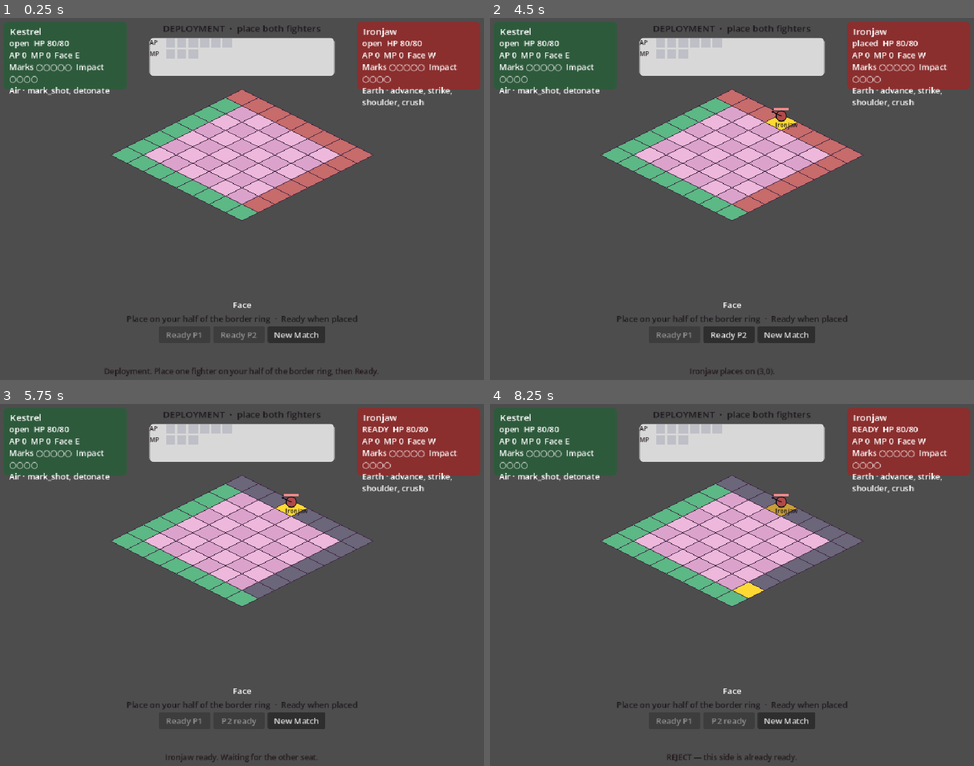
Above: before the commit, frames 1-4 (two rows, left to right).
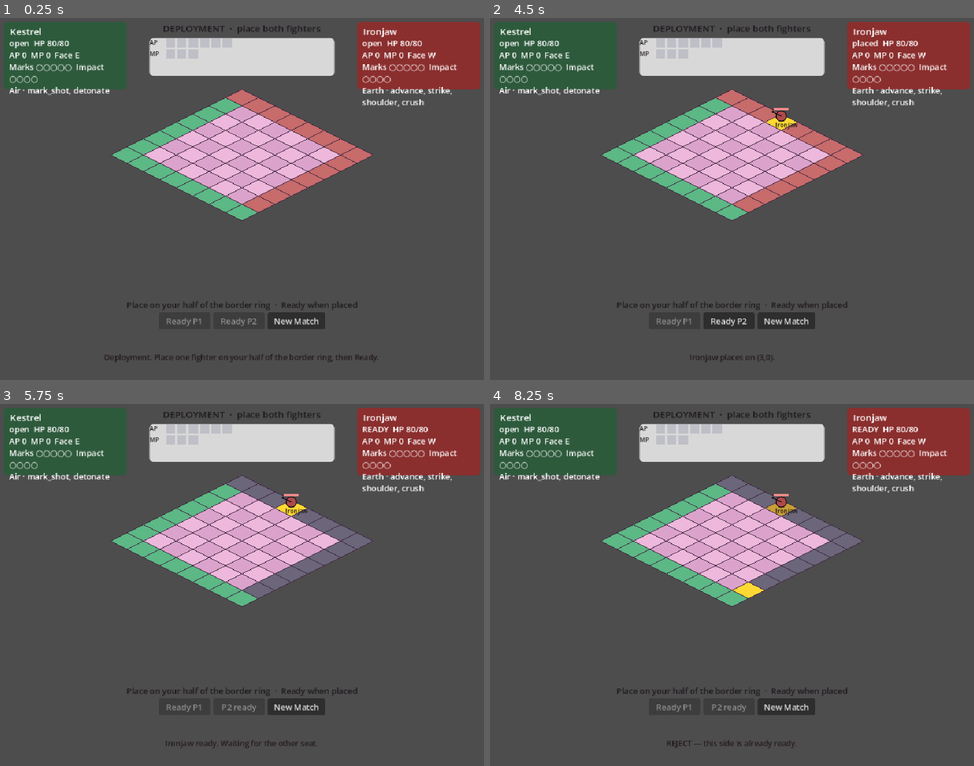
Above: after the commit, the same moments.

Repository: maurogp12/stasiumxii
Game: Godot game, scene res://main.tscn
The game is run twice, just before and just after one commit, with the same random seed, the same clock (stepped at 60 frames per second) and the same inputs.
Inputs (mouse positions are in pixels of both pictures, inside the frame that each line leads up to):
- Up to frame 1 (0.25 s): no input
- Up to frame 2 (4.5 s): click "New Match" at 0.5 s; click "New Match" at 1.25 s; click "New Match" at 2 s; tap Enter at 2.75, 4.25 s; move the mouse to (838, 180) at 2.77 s; click (838, 180) at 2.92 s; tap Space at 3.5 s; move the mouse to (635, 217) at 3.52 s; click (635, 217) at 3.67 s; move the mouse to (780, 119) at 4.27 s; click (780, 119) at 4.42 s
- Up to frame 3 (5.75 s): click "Ready P2" at 5 s
- Up to frame 4 (8.25 s): tap Space at 5.75, 7.25 s; move the mouse to (707, 661) at 5.77 s; click (707, 661) at 5.92 s; tap Enter at 6.5 s; move the mouse to (882, 642) at 6.52 s; click (882, 642) at 6.67 s; move the mouse to (581, 530) at 7.27 s; click (581, 530) at 7.42 s; move the mouse to (756, 585) at 8.02 s; click (756, 585) at 8.17 s

The runs differ from the first frame. In frame 1, 2.0% of the frame differs, in the area x 21-79%, y 78-99%; in frame 2, 2.1%, in the area x 26-74%, y 78-99%; in frame 3, 1.7%; in frame 4, 1.6%.

Commit message:
Hide Face chrome during DEPLOYMENT.
The Face caption stayed visible after the N/E/S/W buttons were disabled;
hide the whole Face bar until both seats Ready.

Co-authored-by: maurogp12 <maurogp12@users.noreply.github.com>

Diff:
--- a/tests/run_combat_tests.gd
+++ b/tests/run_combat_tests.gd
@@ -2996,6 +2996,7 @@
 	eq(hud.clock_visible(), false, "TIME clock is hidden during deploy")
 	eq(hud._walk_button.visible, false, "Walk is hidden during deploy")
 	eq(hud._end_turn_button.visible, false, "End Turn is hidden during deploy")
+	eq(hud._face_bar.visible, false, "Face bar is hidden during deploy")
 	eq(hud._spell_buttons.is_empty(), true, "kit casts are hidden during deploy")
 	truthy(hud._turn_label.text.contains("DEPLOYMENT"), "turn label names DEPLOYMENT")
 	eq(hud._turn_label.text.contains("Turn 1"), false, "Turn 1 is not shown before both Ready")
@@ -3034,6 +3035,7 @@
 	eq(hud.clock_visible(), true, "TIME clock returns in combat")
 	eq(hud._walk_button.visible, true, "Walk is shown in combat")
 	eq(hud._end_turn_button.visible, true, "End Turn is shown in combat")
+	eq(hud._face_bar.visible, true, "Face bar returns in Turn 1")
 	truthy(hud._turn_label.text.contains("Turn 1"), "turn label shows Turn 1")
 	eq(hud._spell_buttons.has("mark_shot"), true, "Kestrel kit returns after deploy")
 	eq(_unit(0)["pos"], Vector2i(0, 3), "combat spawn is the confirmed P1 cell")
--- a/ui/hud.gd
+++ b/ui/hud.gd
@@ -16,6 +16,7 @@
 var _selected_spell: String = ""
 var _spell_buttons: Dictionary = {}
 var _face_buttons: Dictionary = {}
+var _face_bar: HBoxContainer
 var _action_bar: FlowContainer
 var _kestrel_body: RichTextLabel
 var _ironjaw_body: RichTextLabel
@@ -535,6 +536,7 @@
 	root.add_child(bottom)
 
 	var face_bar := HBoxContainer.new()
+	_face_bar = face_bar
 	face_bar.alignment = BoxContainer.ALIGNMENT_CENTER
 	face_bar.add_theme_constant_override("separation", 6)
 	face_bar.mouse_filter = Control.MOUSE_FILTER_IGNORE
@@ -1116,6 +1118,8 @@
 		_walk_button.visible = not deploying
 	if _end_turn_button != null:
 		_end_turn_button.visible = not deploying
+	if _face_bar != null:
+		_face_bar.visible = not deploying
 	for button in _face_buttons.values():
 		(button as Button).visible = not deploying
 
